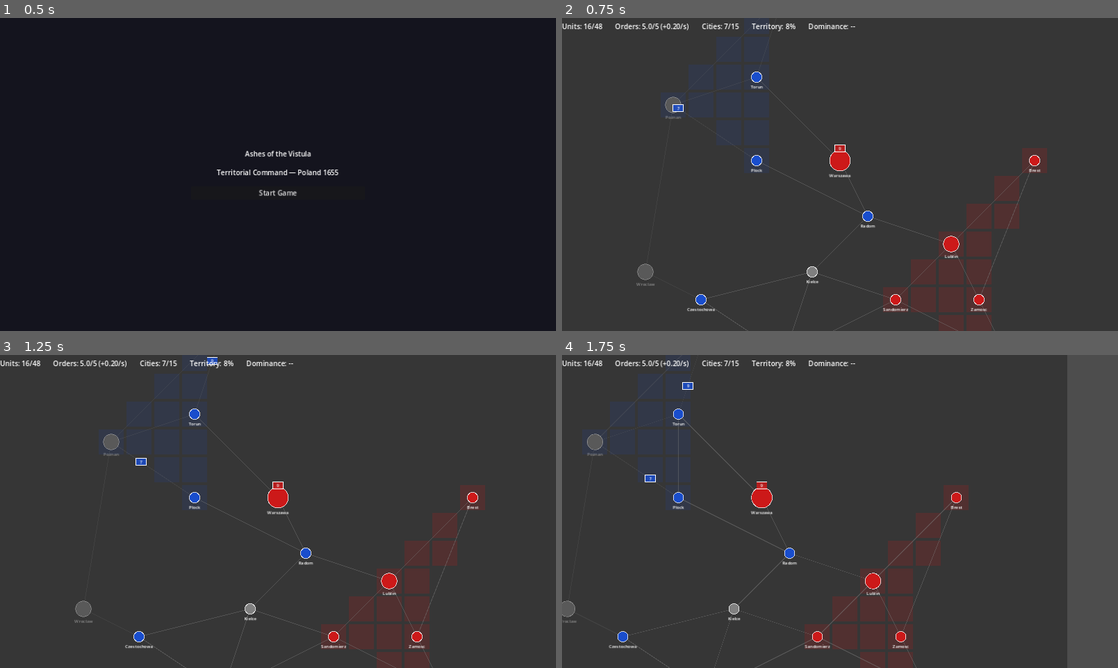
Above: before the commit, frames 1-4 (two rows, left to right).
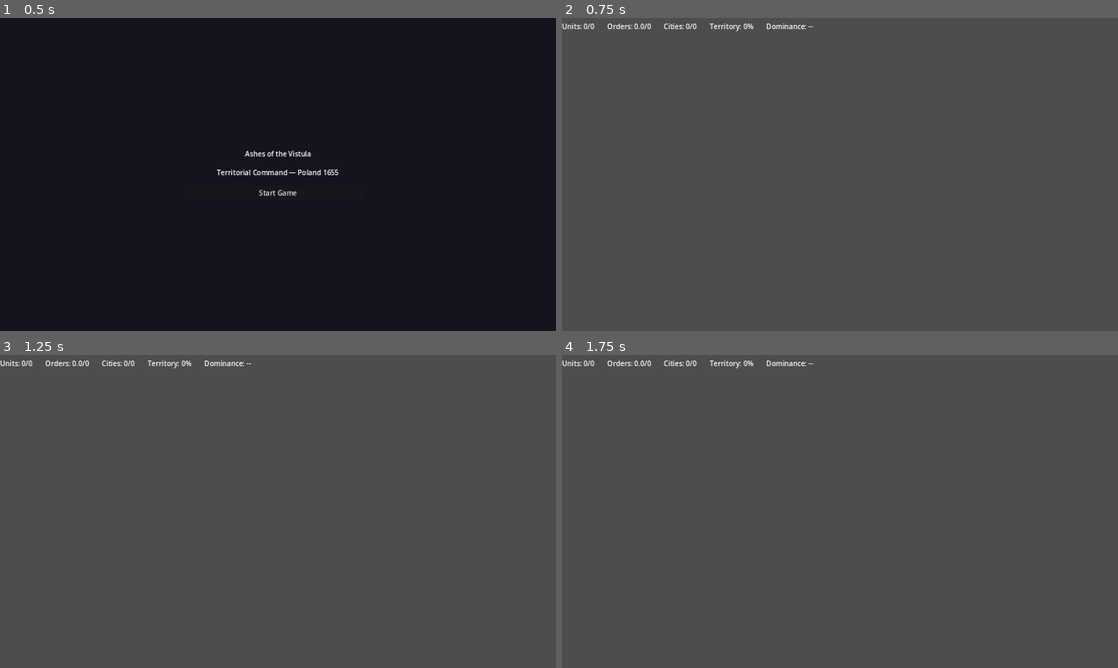
Above: after the commit, the same moments.

Repository: Ztein/Ashes-of-the-Vistula
Game: Godot game, scene res://scenes/main.tscn
Same seed, same stepped clock (60 frames per second), same inputs: the game is played once before the commit and once after it.
Inputs (mouse positions are in pixels of both pictures, inside the frame that each line leads up to):
- Up to frame 1 (0.5 s): no input
- Up to frame 2 (0.75 s): click "Start Game" at 0.5 s
- Up to frame 3 (1.25 s): no input
- Up to frame 4 (1.75 s): tap Enter at 1.25 s; move the mouse to (840, 498) at 1.27 s; hold Right (ui_right) from 1.28 s (still down); tap F at 1.35 s; click (840, 498) at 1.42 s

Frame 1 is identical in both runs. In frame 2, 10% of the frame differs, in the area x 3-88%, y 0-100%; in frame 3, 10%; in frame 4, 10%.
Error after the commit: Parse Error: Cannot infer the type of "pixel_pos" variable because the value doesn't have a set type. (res://scenes/game/game.gd:126)

Commit message:
feat: auto-fit camera to map bounds with clamping
Camera centers and zooms to show all cities on game start.
Camera movement clamped to map bounds. Fog rect computed from
actual city positions instead of hardcoded values.

Co-Authored-By: Claude Opus 4.6 <noreply@anthropic.com>

Diff:
--- a/scenes/game/game.gd
+++ b/scenes/game/game.gd
@@ -15,6 +15,7 @@
 var _tick_timer: float = 0.0
 var _tick_count: int = 0
 var _camera_speed: float = 400.0
+var _map_bounds: Rect2 = Rect2()  # Bounding box of all cities (with padding)
 
 @onready var _hex_map: Node2D = $HexMap
 @onready var _camera: Camera2D = $Camera2D
@@ -75,8 +76,8 @@
 	_selected_city_id = -1
 	_selected_stack_id = -1
 
-	# Center camera roughly on the map
-	_camera.position = Vector2(640, 480)
+	# Fit camera to show all cities
+	_fit_camera_to_map()
 	_hex_map.queue_redraw()
 
 
@@ -110,6 +111,39 @@
 		_tick_count += 1
 		_hex_map.queue_redraw()
 		_update_hud()
+
+
+func _fit_camera_to_map() -> void:
+	## Compute bounding box of all cities and center/zoom camera to fit.
+	var cities := _game_state.get_all_cities()
+	if cities.is_empty():
+		_camera.position = Vector2(640, 480)
+		return
+
+	var min_pos := Vector2(INF, INF)
+	var max_pos := Vector2(-INF, -INF)
+	for city in cities:
+		var pixel_pos := _hex_map.get_city_pixel_pos(city.id)
+		min_pos.x = minf(min_pos.x, pixel_pos.x)
+		min_pos.y = minf(min_pos.y, pixel_pos.y)
+		max_pos.x = maxf(max_pos.x, pixel_pos.x)
+		max_pos.y = maxf(max_pos.y, pixel_pos.y)
+
+	var padding := 100.0
+	min_pos -= Vector2(padding, padding)
+	max_pos += Vector2(padding, padding)
+	_map_bounds = Rect2(min_pos, max_pos - min_pos)
+
+	# Center camera on the map
+	_camera.position = _map_bounds.get_center()
+
+	# Zoom to fit all cities in the viewport
+	var viewport_size := get_viewport_rect().size
+	var zoom_x: float = viewport_size.x / _map_bounds.size.x
+	var zoom_y: float = viewport_size.y / _map_bounds.size.y
+	var fit_zoom: float = minf(zoom_x, zoom_y)
+	fit_zoom = clampf(fit_zoom, 0.3, 3.0)
+	_camera.zoom = Vector2(fit_zoom, fit_zoom)
 
 
 func _handle_camera(delta: float) -> void:
@@ -125,6 +159,11 @@
 
 	if move != Vector2.ZERO:
 		_camera.position += move.normalized() * _camera_speed * delta
+
+	# Clamp camera to map bounds
+	if _map_bounds.size.length() > 0:
+		_camera.position.x = clampf(_camera.position.x, _map_bounds.position.x, _map_bounds.end.x)
+		_camera.position.y = clampf(_camera.position.y, _map_bounds.position.y, _map_bounds.end.y)
 
 
 func _unhandled_input(event: InputEvent) -> void:
--- a/scenes/map/hex_map.gd
+++ b/scenes/map/hex_map.gd
@@ -173,7 +173,16 @@
 		return
 	# Draw a dim overlay over the entire map area, then territory/visibility
 	# will be drawn on top. This creates fog effect for unseen areas.
-	var map_rect := Rect2(-HEX_SCALE, -HEX_SCALE, 22.0 * HEX_SCALE, 18.0 * HEX_SCALE)
+	# Compute fog rect from actual city positions
+	var min_pos := Vector2(INF, INF)
+	var max_pos := Vector2(-INF, -INF)
+	for pos in _city_positions.values():
+		min_pos.x = minf(min_pos.x, pos.x)
+		min_pos.y = minf(min_pos.y, pos.y)
+		max_pos.x = maxf(max_pos.x, pos.x)
+		max_pos.y = maxf(max_pos.y, pos.y)
+	var pad := HEX_SCALE * 2.0
+	var map_rect := Rect2(min_pos.x - pad, min_pos.y - pad, max_pos.x - min_pos.x + pad * 2, max_pos.y - min_pos.y + pad * 2)
 	draw_rect(map_rect, Color(0.0, 0.0, 0.0, 0.3))
 
 
